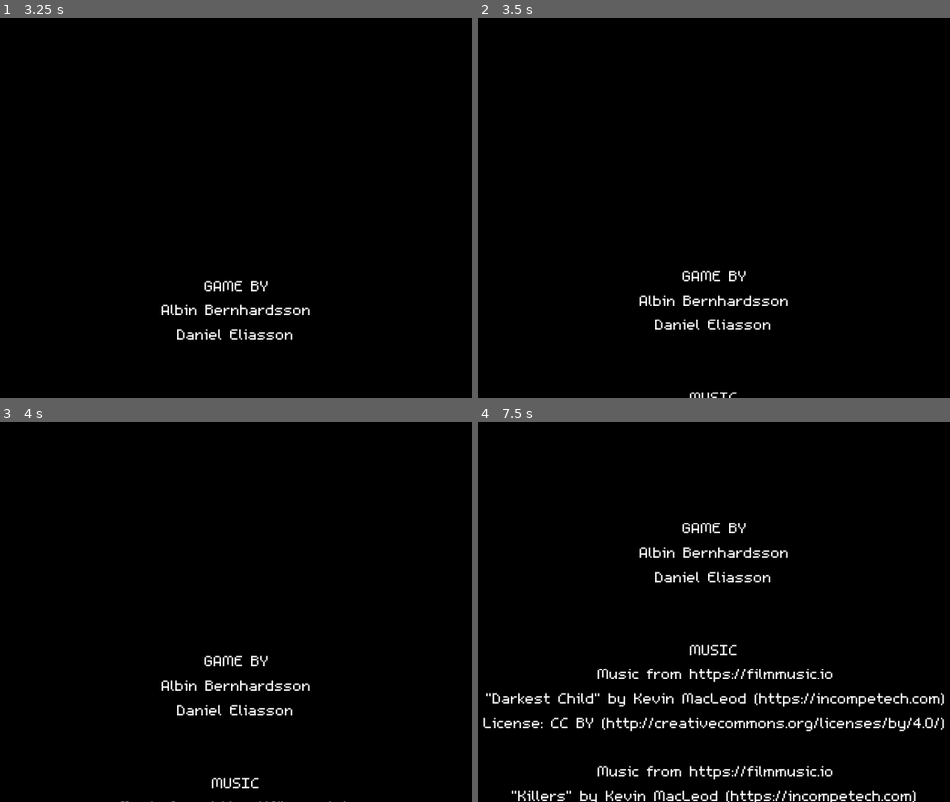
Above: before the commit, frames 1-4 (two rows, left to right).
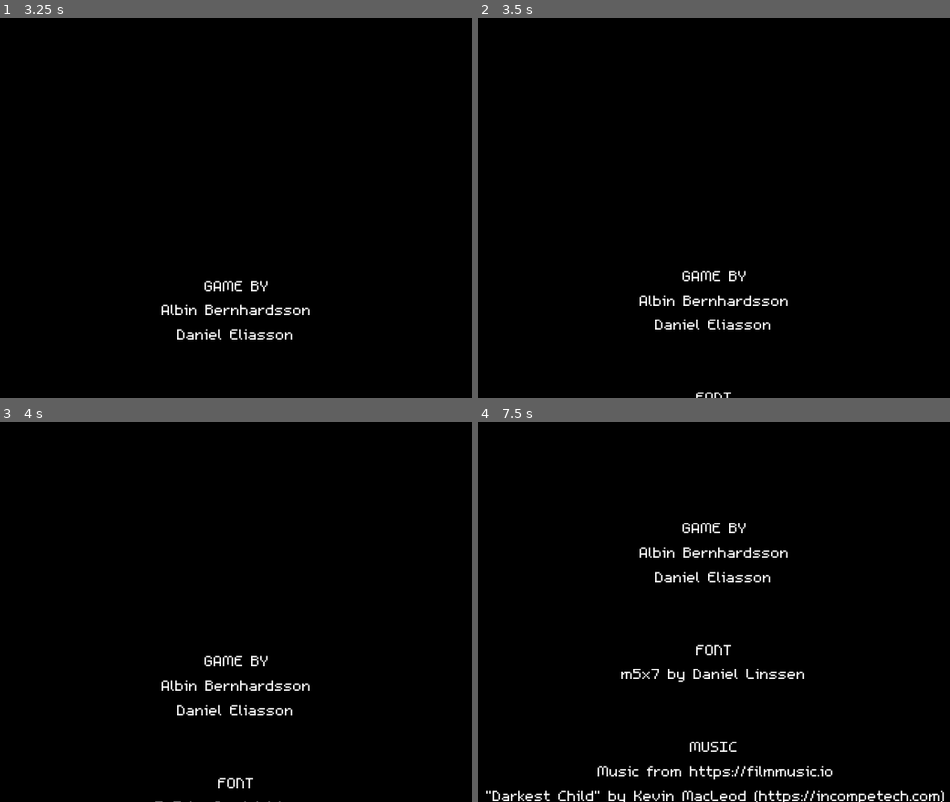
Above: after the commit, the same moments.

Repository: Chainsawkitten/Fairbanks-Hell-Lich
Game: Godot game, scene res://scenes/credits.tscn
Two runs of this game, one before a commit and one after it. Both use one fixed random seed, a clock stepped at 60 frames per second and the inputs below. This scene is started directly instead of the project's main scene.
Inputs:
- Up to frame 1 (3.25 s): tap Enter (ui_accept) at 0.5, 0.77, 1.52, 3.02 s; hold Right (ui_right) 0.53-1.28 s; hold Down (ui_down) 1.28-2.03 s; hold Right (ui_right) 2.03-2.78 s; hold Up (ui_up) from 2.78 s (still down)
- Up to frame 2 (3.5 s): keep holding Up (ui_up)
- Up to frame 3 (4 s): release Up (ui_up) at 3.53 s; hold Left (ui_left) from 3.53 s (still down); tap Enter (ui_accept) at 3.77 s
- Up to frame 4 (7.5 s): tap Enter (ui_accept) at 4.52, 6.02, 6.77 s; release Left (ui_left) at 5.03 s; hold Down (ui_down) 5.03-5.78 s; hold Right (ui_right) 5.78-6.53 s; hold Up (ui_up) 6.53-7.28 s; hold Right (ui_right) from 7.28 s (still down)

Frame 1 is identical in both runs. In frame 2, 0.1% of the frame differs, in the area x 44-55%, y 98-100%; in frame 3, 0.2%; in frame 4, 4.9%, in the area x 1-99%, y 58-100%.

Commit message:
Credit font
Add Daniel Linssen to the credits for the m5x7 font used.

Diff:
--- a/scenes/credits.tscn
+++ b/scenes/credits.tscn
@@ -22,6 +22,10 @@
 text = "GAME BY
 Albin Bernhardsson
 Daniel Eliasson
+
+
+FONT
+m5x7 by Daniel Linssen
 
 
 MUSIC
